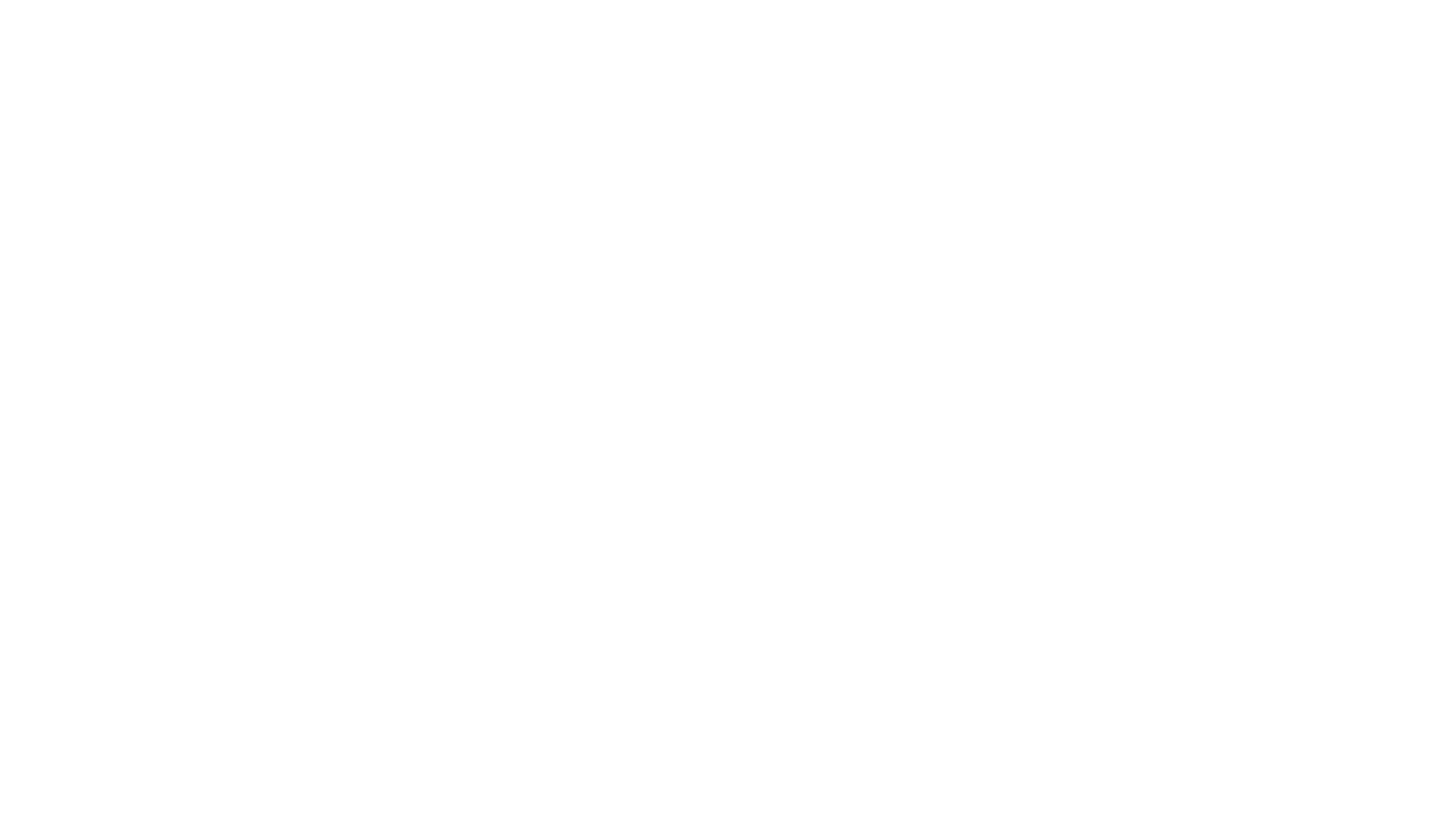
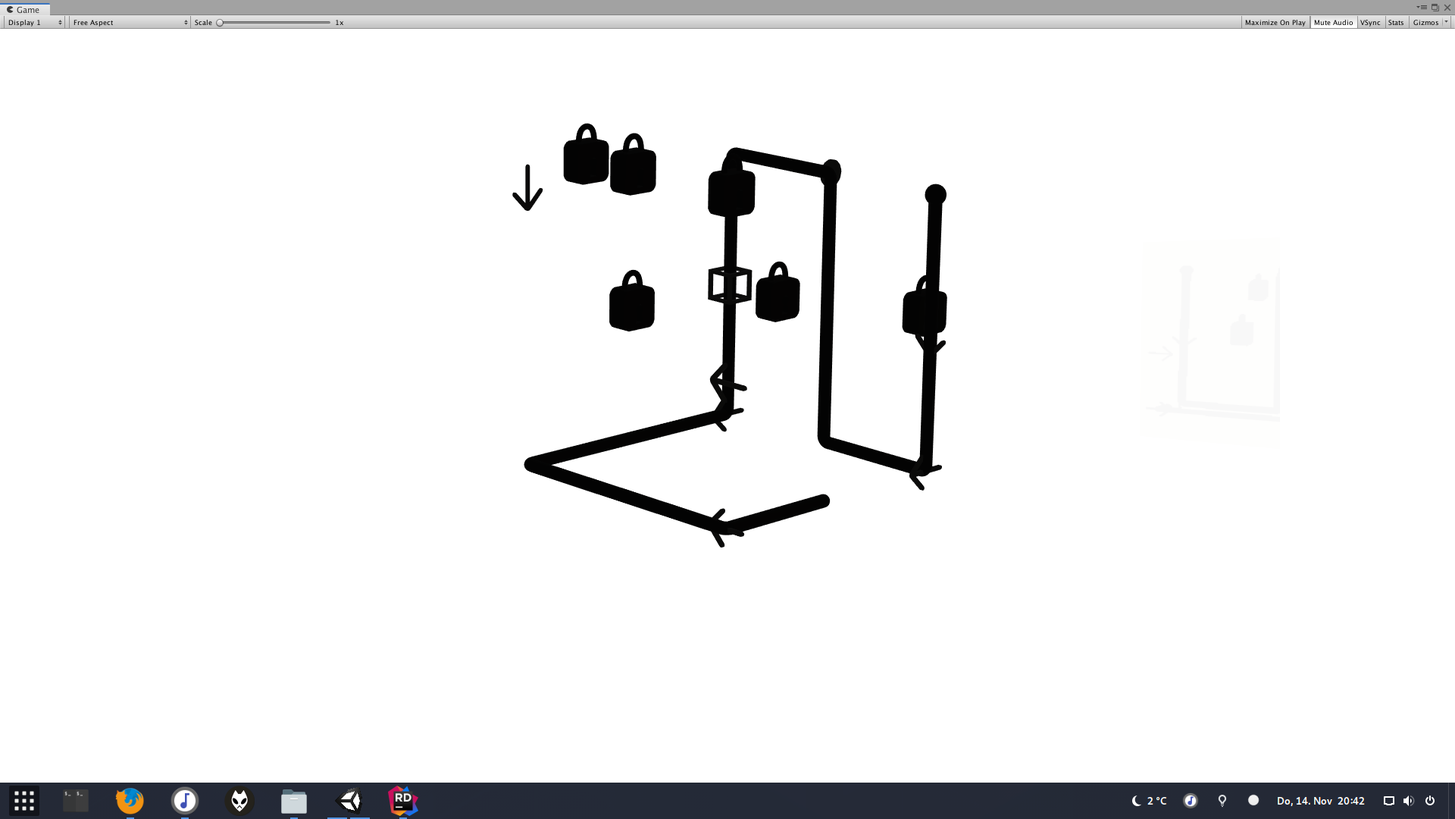
Layer changes from the first w=1455, h=819 image to the second:
showed "17.png", painted on it over [0,0,1455,819]
